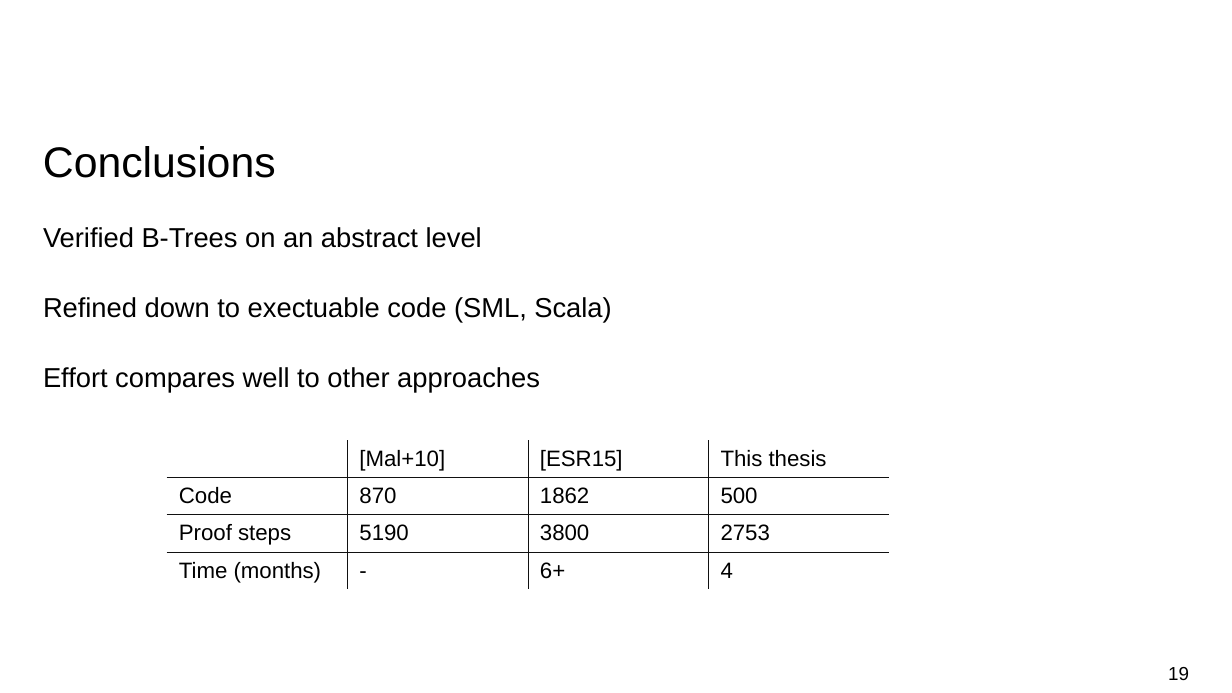
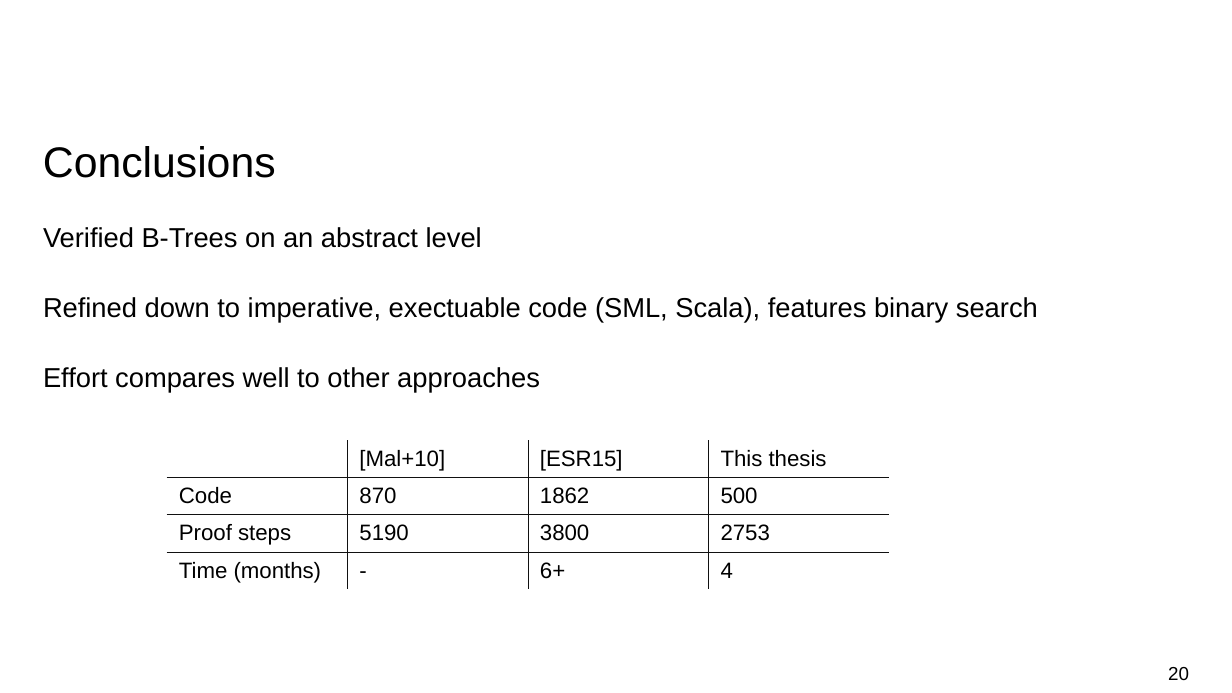
Before and after one commit to nielstron/btrees-thesis, a slide deck: slide 20 of colloqium.odp (slide 19 before the commit). Drawn at 1232x693 pixels with LibreOffice and Linux fonts; fonts in the diff are those of the drawing. Boxes give left, top, right and bottom in pixels: in the first picture for what was removed or moved away, otherwise in the second. Text is boxed around its words. In the diff, an @@ line names an element or a change of style, - is before the commit and + after.

```diff
--- a/colloqium.odp
+++ b/colloqium.odp
@@ text at box(43, 297, 1038, 323): text changed @@
-Refined down to exectuable code (SML, Scala)
+Refined down to imperative, exectuable code (SML, Scala), features binary search
@@ page number at box(1168, 667, 1189, 680): text changed @@
-19
+20
```
Also in this commit, not shown: 1 other slide changed, 2 slides added.
